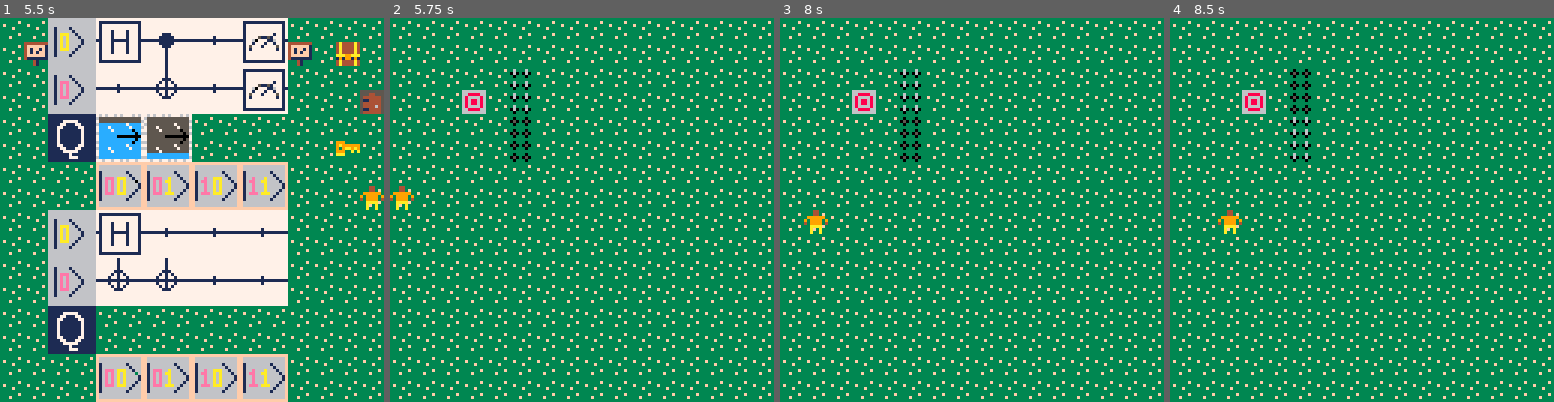
Above: before the commit, frames 1-4 (left to right).
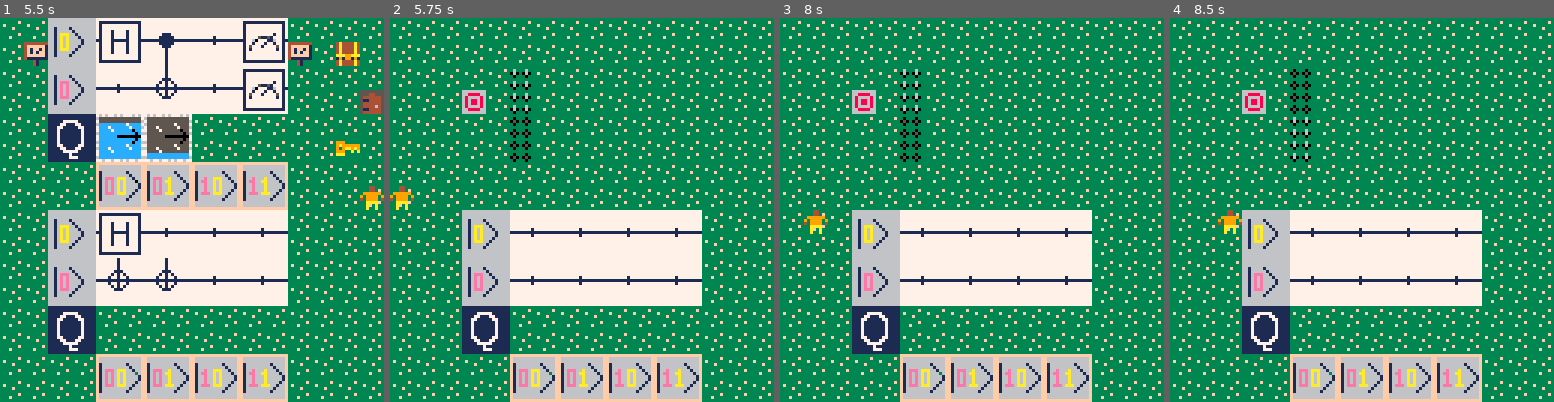
Above: after the commit, the same moments.

Repository: JavaFXpert/QiskitBlocksPico
Game: PICO-8 cartridge qiskitblocks.p8
Two runs of this game, one before a commit and one after it. Both use one fixed random seed, a clock stepped at 60 frames per second and the inputs below.
Inputs:
- Up to frame 1 (5.5 s): tap X (X key) at 0.33, 0.7, 1.43, 2.58, 3.1, 3.62, 4.13, 4.65, 5.17 s; tap O (Z key) at 1.07, 1.8, 2.43, 3.07, 3.7, 4.33, 4.97 s; hold Right 2.33-3.33 s; hold Right 3.38-4.22 s; hold Up 4.27-4.67 s; hold Right from 4.72 s (still down)
- Up to frame 2 (5.75 s): tap O (Z key) at 5.6 s; tap X (X key) at 5.68 s; release Right at 5.72 s
- Up to frame 3 (8 s): hold Down 5.77-6.1 s; hold Left 6.15-6.98 s; tap X (X key) every 0.52 s from 6.2 to 7.75 s; tap O (Z key) at 6.23, 6.87, 7.5 s; hold Right from 7.03 s (still down)
- Up to frame 4 (8.5 s): release Right at 8.03 s; hold Right from 8.08 s (still down); tap O (Z key) at 8.13 s; tap X (X key) at 8.27 s

Frame 1 is identical in both runs. In frame 2, 23% of the frame differs, in the area x 18-82%, y 50-100%; in frame 3, 23%; in frame 4, 23%.

Commit message:
Add files via upload

Diff:
--- a/qiskitblocks.p8
+++ b/qiskitblocks.p8
@@ -347,7 +347,6 @@
  end
 
  function c.get_node_gate_part(row_n,col_n)
-  printh("in get_node_gate_part")
   local req_node=c._nodes[row_n][col_n]
   if req_node and
     req_node.get_node_type()
@@ -405,8 +404,7 @@
    for ci=1,c._ncols do
     local nd=c._nodes[ri][ci]
     if nd then
-     printh("a node is present")
-     printh(""..nd.get_node_type())
+     --printh("node is present"..nd.get_node_type())
      if nd.get_node_type()==
        node_types.iden then
       --todo
@@ -542,66 +540,39 @@
 
 -----begin misc functions------
 function make_circs()
- local cc=qbcirc()
- --local nds=cc.get_nodes()
+ local circ=qbcirc()
+
  local nd=qbnode()
-
  nd.new(node_types.h)
- cc.set_node(1,1,nd)
- nd=qbnode()
+ circ.set_node(1,1,nd)
  nd.new(node_types.x,0,0)
- cc.set_node(2,2,nd)
- local qc=cc.comp_circ()
-
- --[[
- local qc = quantumcircuit()
- qc.set_registers(2)
- qc.x(1)
- qc.h(1)
- ]]
-
- --[[
- local meas = quantumcircuit()
- meas.set_registers(2,2)
-
- meas.measure(0,0)
- meas.measure(1,1)
-
- qc.add_circuit(meas)
- ]]
-
- printh("qc:"..qc._n)
- printh("\nthe sv is\n")
+ circ.set_node(2,2,nd)
+ local qc=circ.comp_circ()
 
  local res = simulate(qc,"statevector")
- printh("in main, #res: "..#res)
- for idx, amp in pairs(res) do
-  printh("("..-amp[2].."+"..-amp[1].."i)")
- end
-
- --[[
- local res = simulate(qc,"counts",8)
- for string, counts in pairs(res) do
-  printh(""..counts..":"..string)
- end
- ]]
-
- cc.set_pos(2,12)
- local tx,ty=cc.get_pos()
+ prt_sv_results(res)
+
+ circ.set_pos(2,12)
+ local tx,ty=circ.get_pos()
  printh("tx:"..tx.." ty:"..ty)
- cc.prt()
- qbcircs[1]=cc
-
---[[
- local cd=qbcirc()
- cd.set_pos(19,12)
- local tx,ty=cd.get_pos()
+ circ.prt()
+ qbcircs[1]=circ
+
+ circ=qbcirc()
+ circ.set_pos(19,12)
+ local tx,ty=circ.get_pos()
  printh("tx:"..tx.." ty:"..ty)
 
- cd.prt()
- cd.comp_circ()
- qbcircs[2]=cd
-]]
+ circ.prt()
+ circ.comp_circ()
+ qbcircs[2]=circ
+end
+
+function prt_sv_results(res)
+  printh("statevector:")
+  for idx, amp in pairs(res) do
+    printh("("..-amp[2].."+"..-amp[1].."i)")
+   end
 end
 -----begin misc functions------
 
